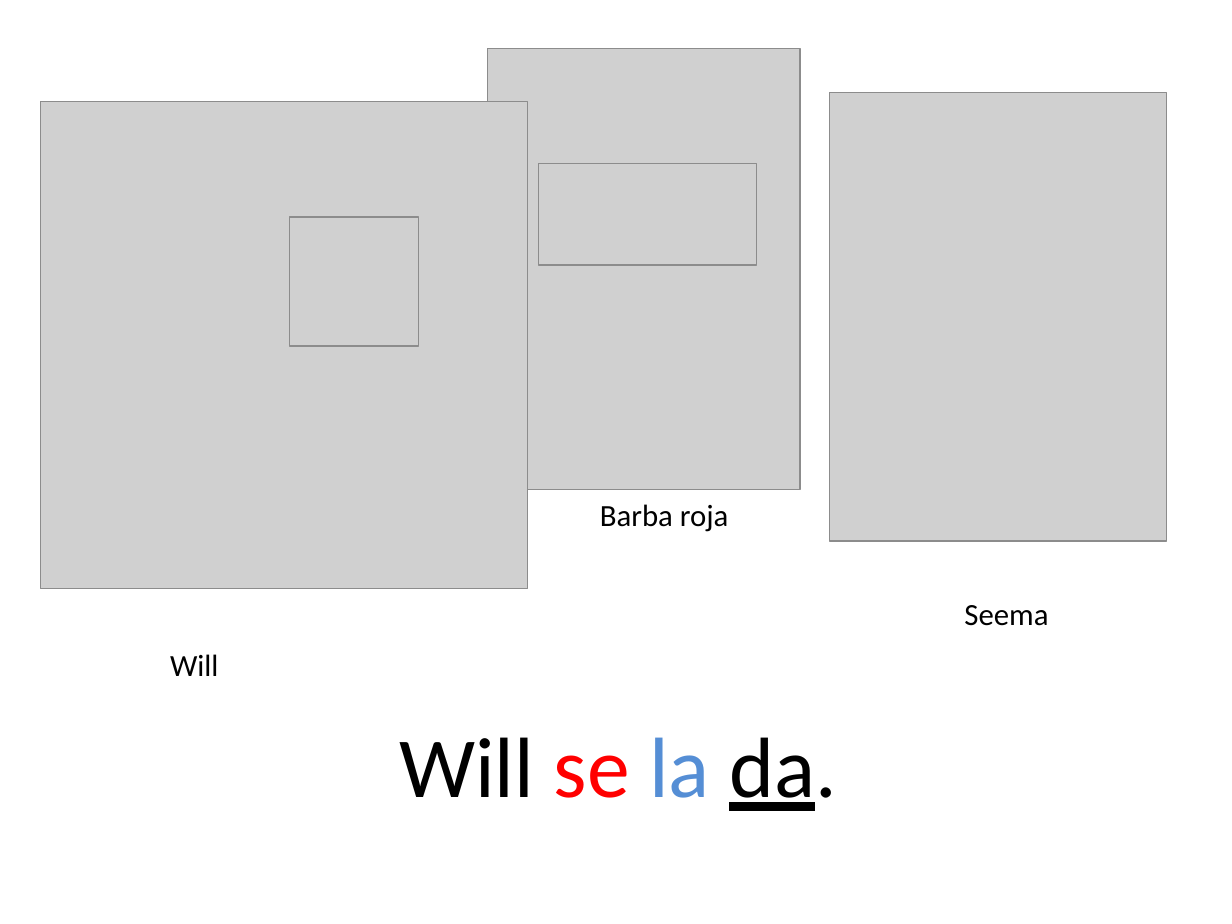
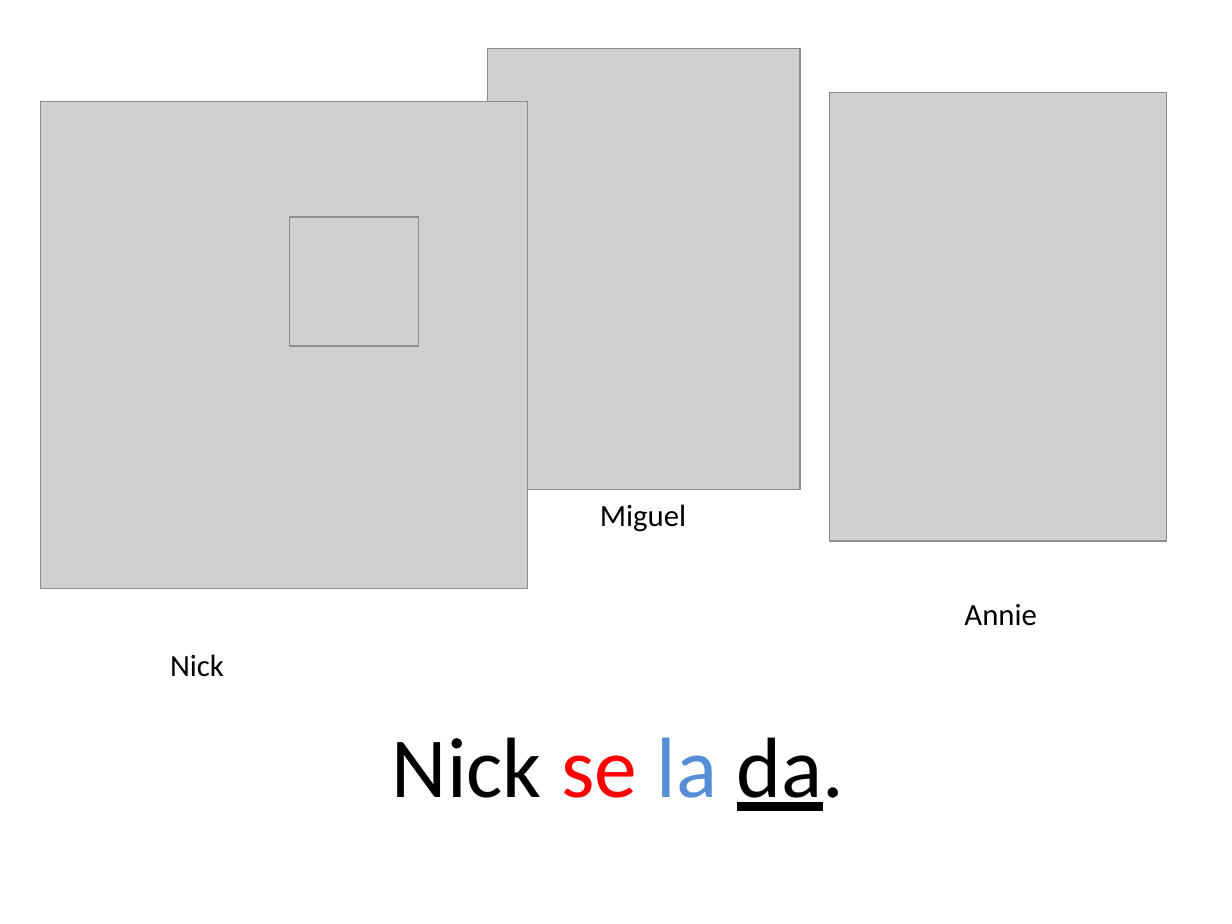
Before and after one commit to midd-teaching/1_5_recursos, a slide deck: slide 10 of archive/midd_comunicacion_1_5_2018/slides/cap8/assets/ejercicios/cdci.pptx. Drawn at 1232x924 pixels with LibreOffice and Linux fonts; fonts in the diff are those of the drawing; grey boxes stand for pictures. Boxes give left, top, right and bottom in pixels: in the first picture for what was removed or moved away, otherwise in the second. Text is boxed around its words. In the diff, an @@ line names an element or a change of style, - is before the commit and + after.

```diff
--- a/archive/midd_comunicacion_1_5_2018/slides/cap8/assets/ejercicios/cdci.pptx
+++ b/archive/midd_comunicacion_1_5_2018/slides/cap8/assets/ejercicios/cdci.pptx
@@ picture removed at <box>538,164,756,265</box> @@
@@ text at <box>600,504,686,532</box>: text changed @@
-Barba roja
+Miguel
@@ text at <box>964,604,1036,626</box>: text changed @@
-Seema
+Annie
@@ text at <box>170,654,224,677</box>: text changed @@
-Will
+Nick
@@ text at <box>392,737,845,811</box>: text changed @@
-Will se la da.
+Nick se la da.
```
Also in this commit, not shown: 13 other slides changed, 2 slides added, 2 slides removed, 14 other files.
